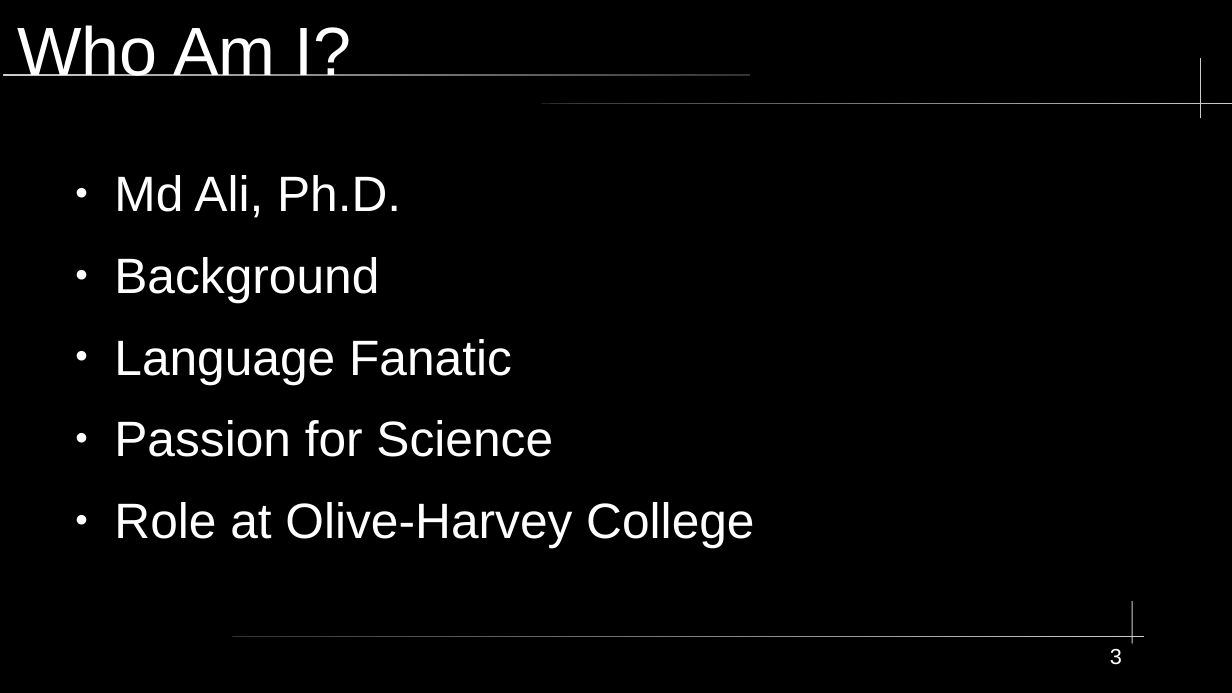
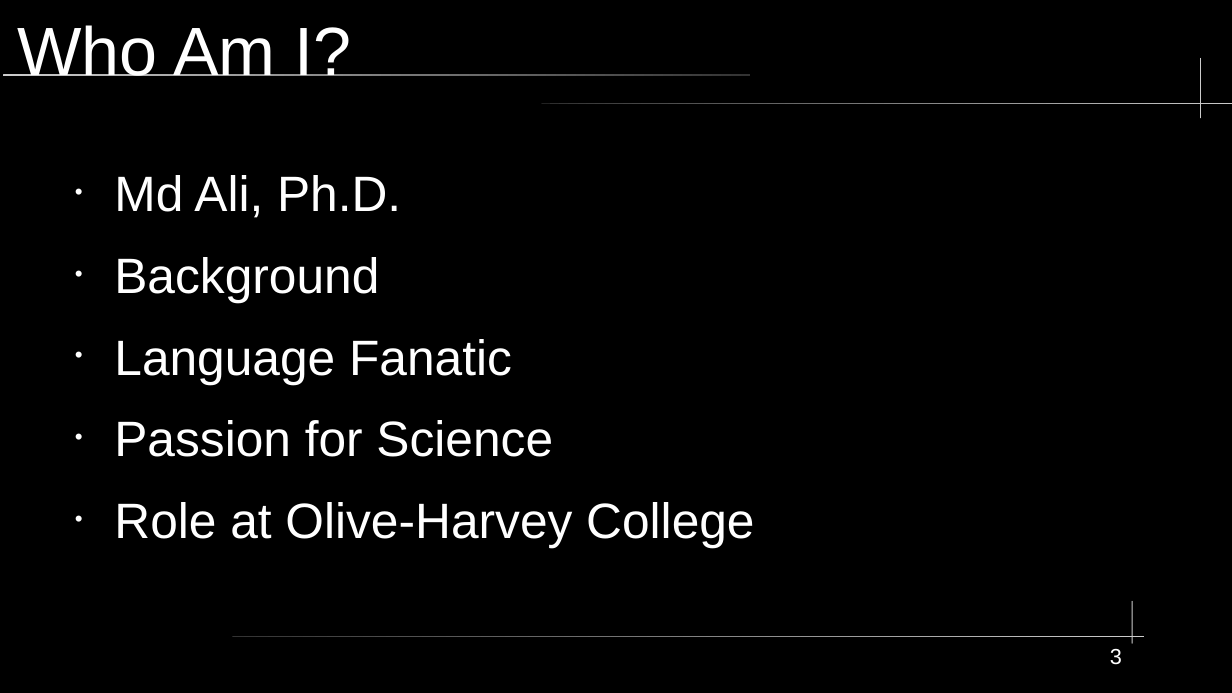
Before and after one commit to xXxSpicyBoiiixXx/COMPSFI-212, a slide deck: slide 3 of Fall2025-Introductions.odp. Drawn at 1232x693 pixels with LibreOffice and Linux fonts; fonts in the diff are those of the drawing. Boxes give left, top, right and bottom in pixels: in the first picture for what was removed or moved away, otherwise in the second. Text is boxed around its words. In the diff, an @@ line names an element or a change of style, - is before the commit and + after.

```diff
--- a/Fall2025-Introductions.odp
+++ b/Fall2025-Introductions.odp
@@ text "Md Ali, Ph.D." at <box>114,175,754,547</box>: bullet ● to • @@
```
Also in this commit, not shown: 3 other slides changed, 1 slide added, 1 slide removed, 5 other files.
